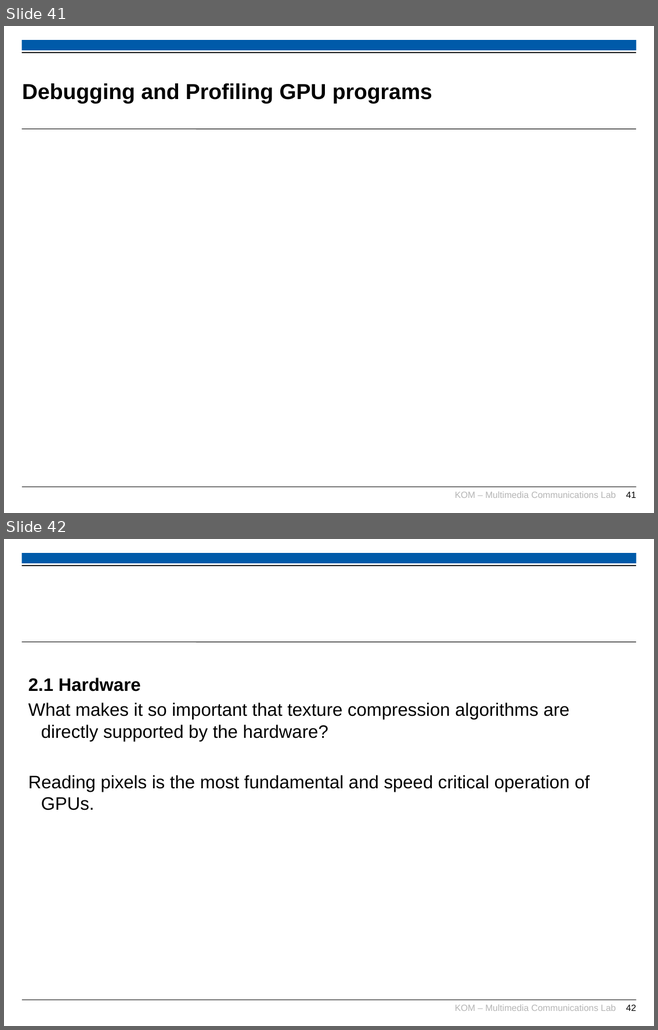
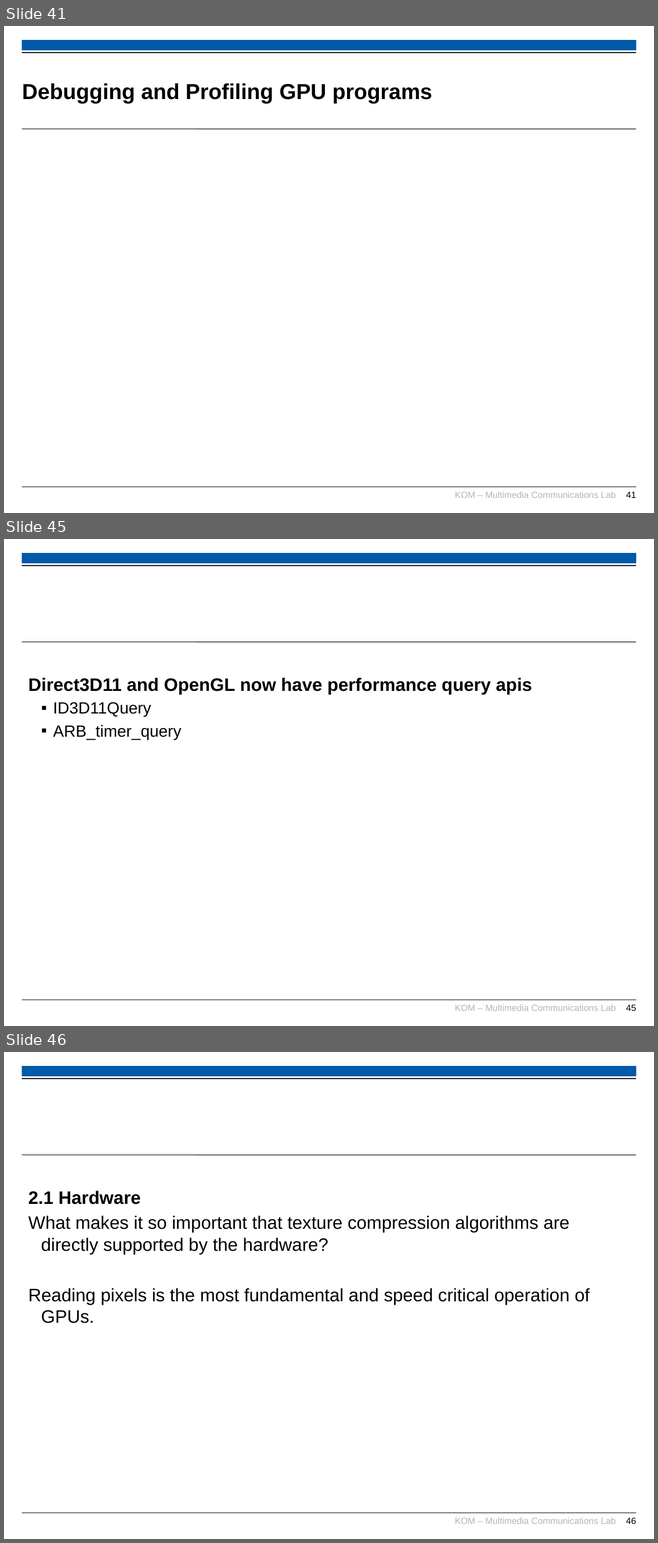
Before and after one commit to KTXSoftware/Wiki, a slide deck: slides/gametech12.pptx. Shown one above the other, each under a label of ours: slides 41 and 42 before the commit, slides 41, 45 and 46 after it; the slides between them are not shown. The pictures are 658x1030 and 658x1543 pixels, drawn with LibreOffice and Linux fonts; fonts in the diff are those of the drawing; background and template pictures are left out. Boxes give left, top, right and bottom in pixels: in the first picture for what was removed or moved away, otherwise in the second. Text is boxed around its words. In the diff, an @@ line names an element or a change of style, - is before the commit and + after.

Commit message:
Slides update.

```diff
--- a/slides/gametech12.pptx
+++ b/slides/gametech12.pptx
@@ slide 45 added at (4,539,654,1026), background #FFFFFF; not listed: 6 template elements that a slide beside it also shows @@
@@ text added at (28,678,532,740), 20 pt, text #000000, bold @@
+Direct3D11 and OpenGL now have performance query apis
+  ▪ ID3D11Query
+  ▪ ARB_timer_query
@@ what was slide 42 is now slide 46 @@
@@ page number at (626,1518,636,1524): text changed @@
-42
+46
```
Also in this commit, not shown: 1 slide changed, 3 other slides added, 1 other file.
